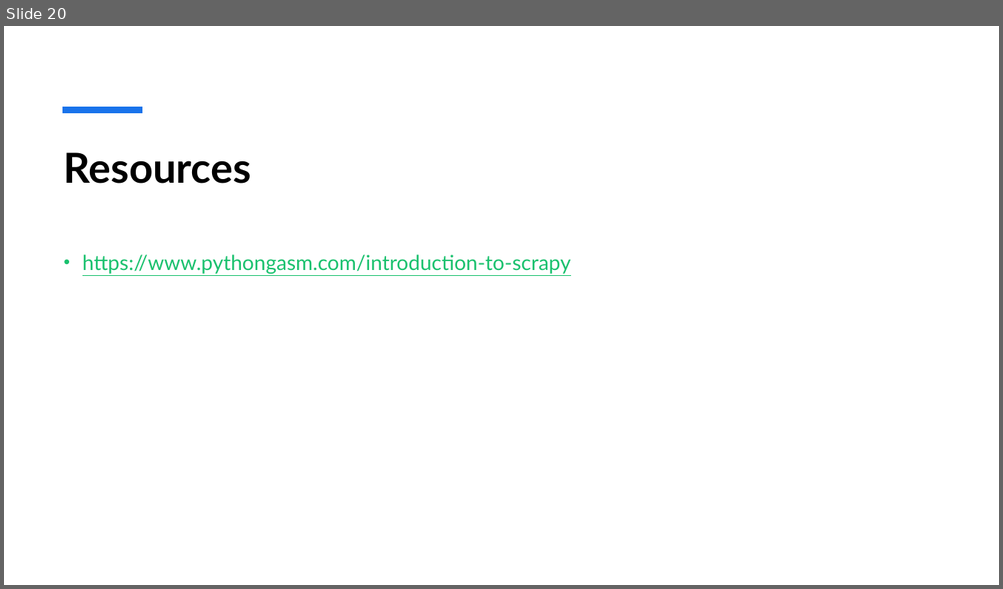
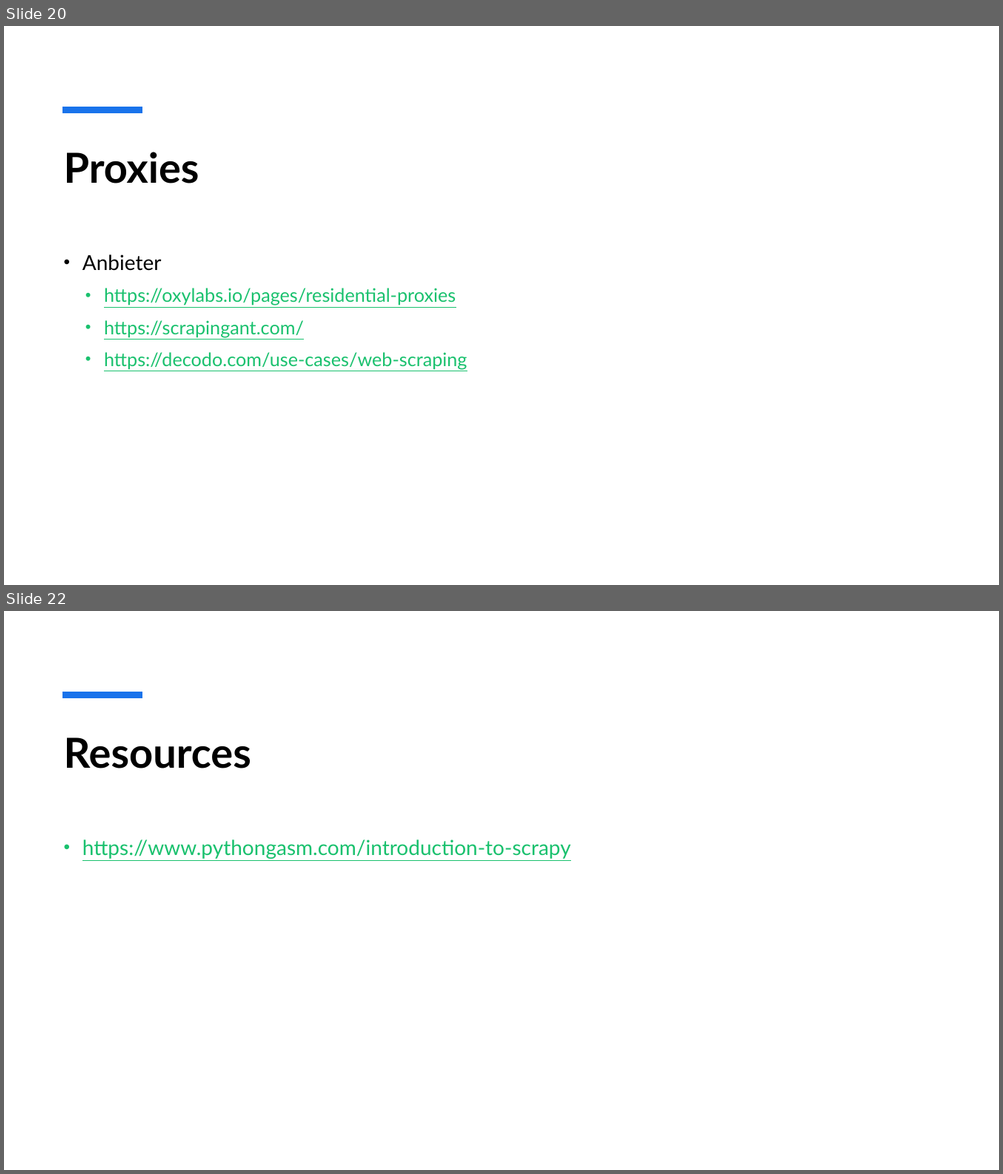
Before and after one commit to bemayr/web-crawling-and-scraping, a slide deck: slides.pptx. Shown one above the other, each under a label of ours: slide 20 before the commit, slides 20 and 22 after it; the slides between them are not shown. The pictures are 1003x589 and 1003x1174 pixels, drawn with LibreOffice and Linux fonts; fonts in the diff are those of the drawing. Boxes give left, top, right and bottom in pixels: in the first picture for what was removed or moved away, otherwise in the second. Text is boxed around its words. In the diff, an @@ line names an element or a change of style, - is before the commit and + after.

Commit message:
feat: updated slides

```diff
--- a/slides.pptx
+++ b/slides.pptx
@@ slide 20 added at box(4, 26, 999, 585), background #FFFFFF; not listed: 1 template element that a slide beside it also shows @@
@@ title added at box(64, 152, 199, 184), 40 pt, text #000000, bold @@
+Proxies
@@ text added at box(82, 255, 467, 370), 18 pt, text #1AC16E, underline @@
+• Anbieter
+  • https://oxylabs.io/pages/residential-proxies
+  • https://scrapingant.com/
+  • https://decodo.com/use-cases/web-scraping
@@ what was slide 20 is now slide 22 @@
```
Also in this commit, not shown: 1 other slide added, 1 other file.
